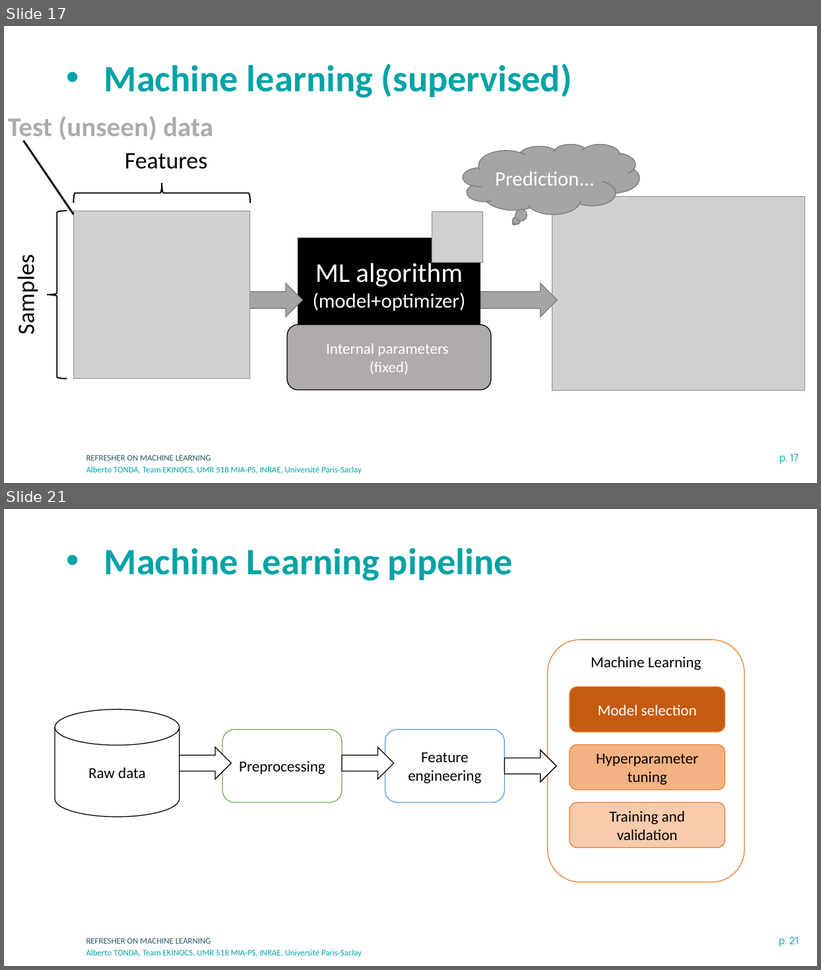
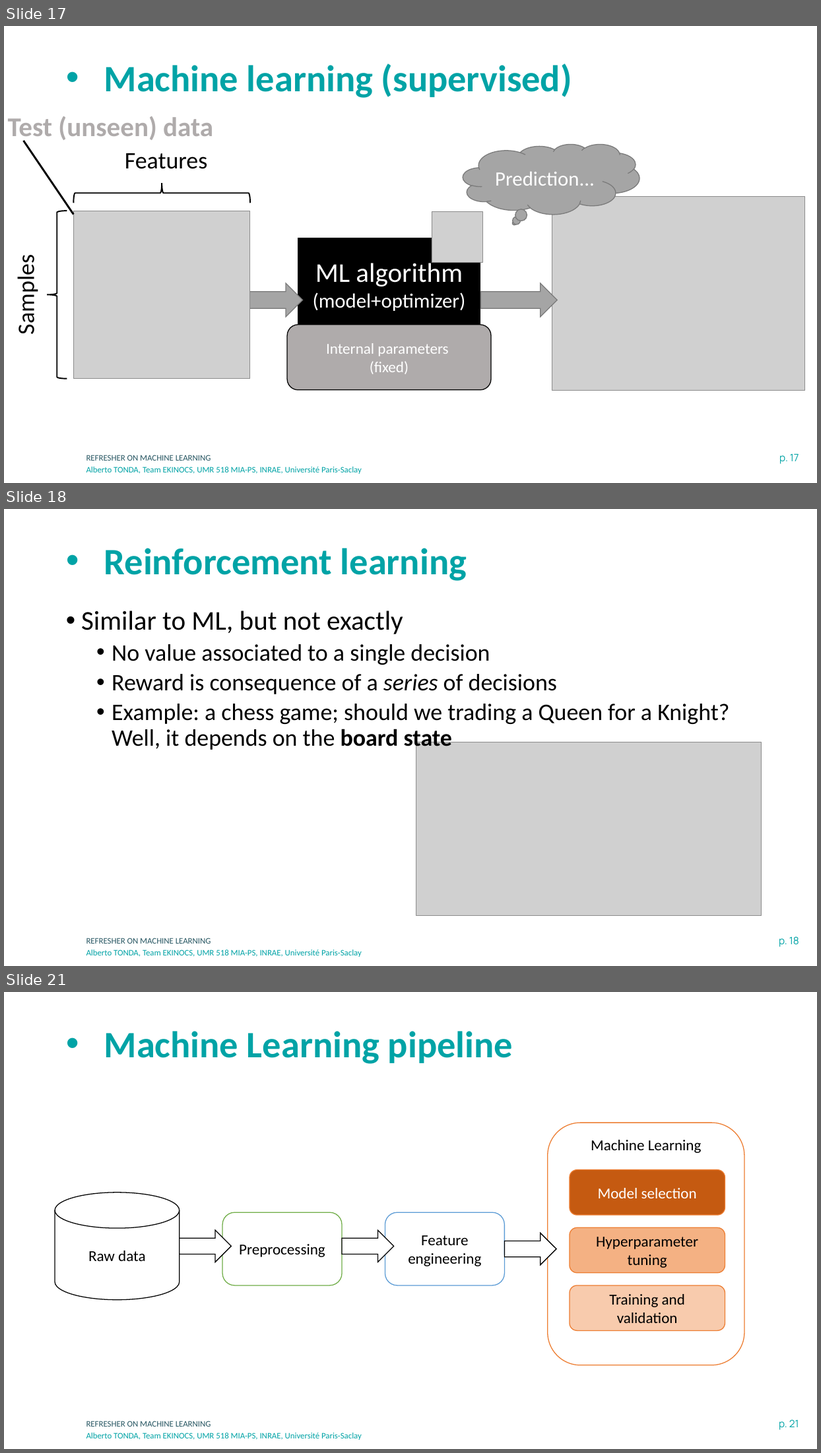
Before and after one commit to albertotonda/teaching, a slide deck: deep-learning-in-practice-with-pytorch/0-machine-learning.pptx. Shown one above the other, each under a label of ours: slides 17 and 21 before the commit, slides 17, 18 and 21 after it; the slides between them are not shown. The pictures are 821x970 and 821x1453 pixels, drawn with LibreOffice and Linux fonts; fonts in the diff are those of the drawing; grey boxes stand for pictures; background and template pictures are left out. Boxes give left, top, right and bottom in pixels: in the first picture for what was removed or moved away, otherwise in the second. Text is boxed around its words. In the diff, an @@ line names an element or a change of style, - is before the commit and + after.

```diff
--- a/deep-learning-in-practice-with-pytorch/0-machine-learning.pptx
+++ b/deep-learning-in-practice-with-pytorch/0-machine-learning.pptx
@@ slide 18 added at (x1=4, y1=509, x2=817, y2=966), background #FFFFFF; not listed: 3 template elements that a slide beside it also shows @@
@@ title added at (x1=104, y1=548, x2=467, y2=581), 44 pt, text #00A3A6, bold @@
+• Reinforcement learning
@@ text added at (x1=81, y1=611, x2=729, y2=752), 28 pt, text #000000 @@
+• Similar to ML, but not exactly
+  • No value associated to a single decision
+  • Reward is consequence of a series of decisions
+  • Example: a chess game; should we trading a Queen for a Knight? Well, it depends on the board state
@@ picture added at (x1=416, y1=743, x2=762, y2=916) @@
```
Also in this commit, not shown: 3 slides changed, 7 other slides added, 1 slide removed, 7 other files.
